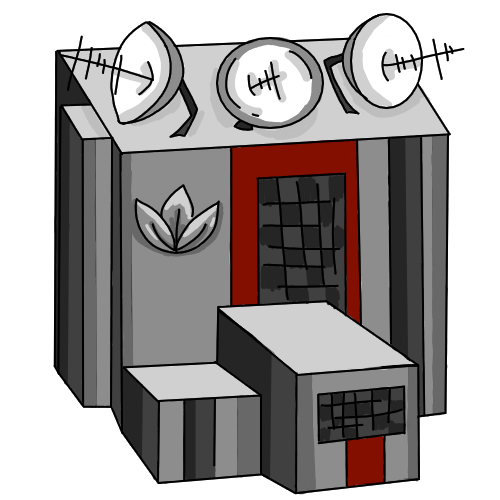
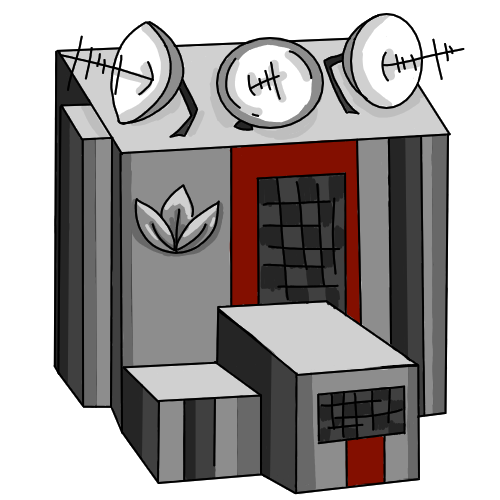
Before/after of a 500×500 layered artwork. What changed in the layer stack:
painted on "Warstwa malowania 2" over [64, 33, 448, 495]
painted on "Warstwa malowania 4" over [64, 33, 448, 495]
painted on "Warstwa malowania 3" over [64, 33, 448, 495]
added layer "Warstwa malowania 6" above "Tło" over [64, 33, 448, 384]
hid "Warstwa malowania 5", painted on it over [64, 33, 448, 495]
